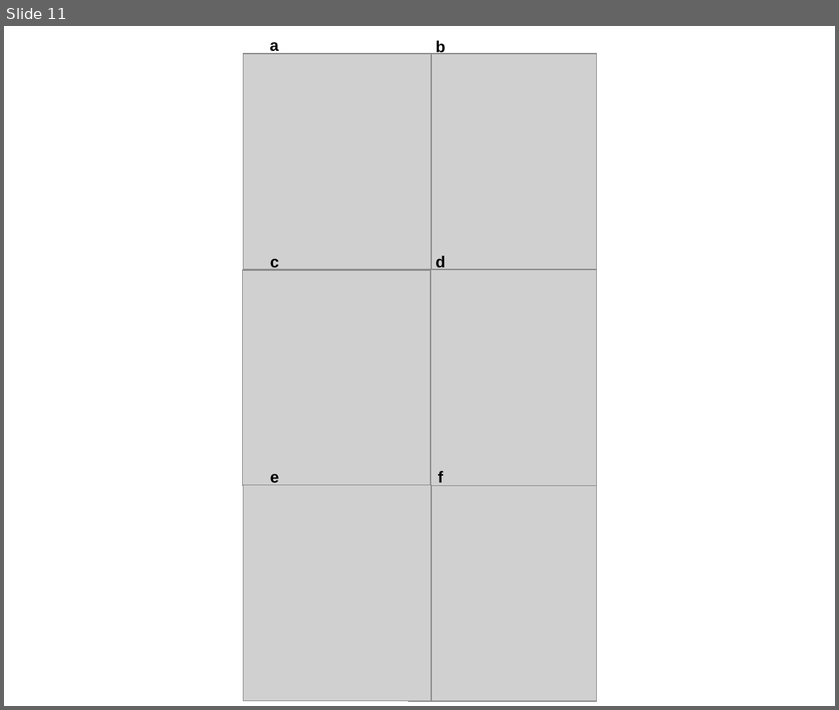
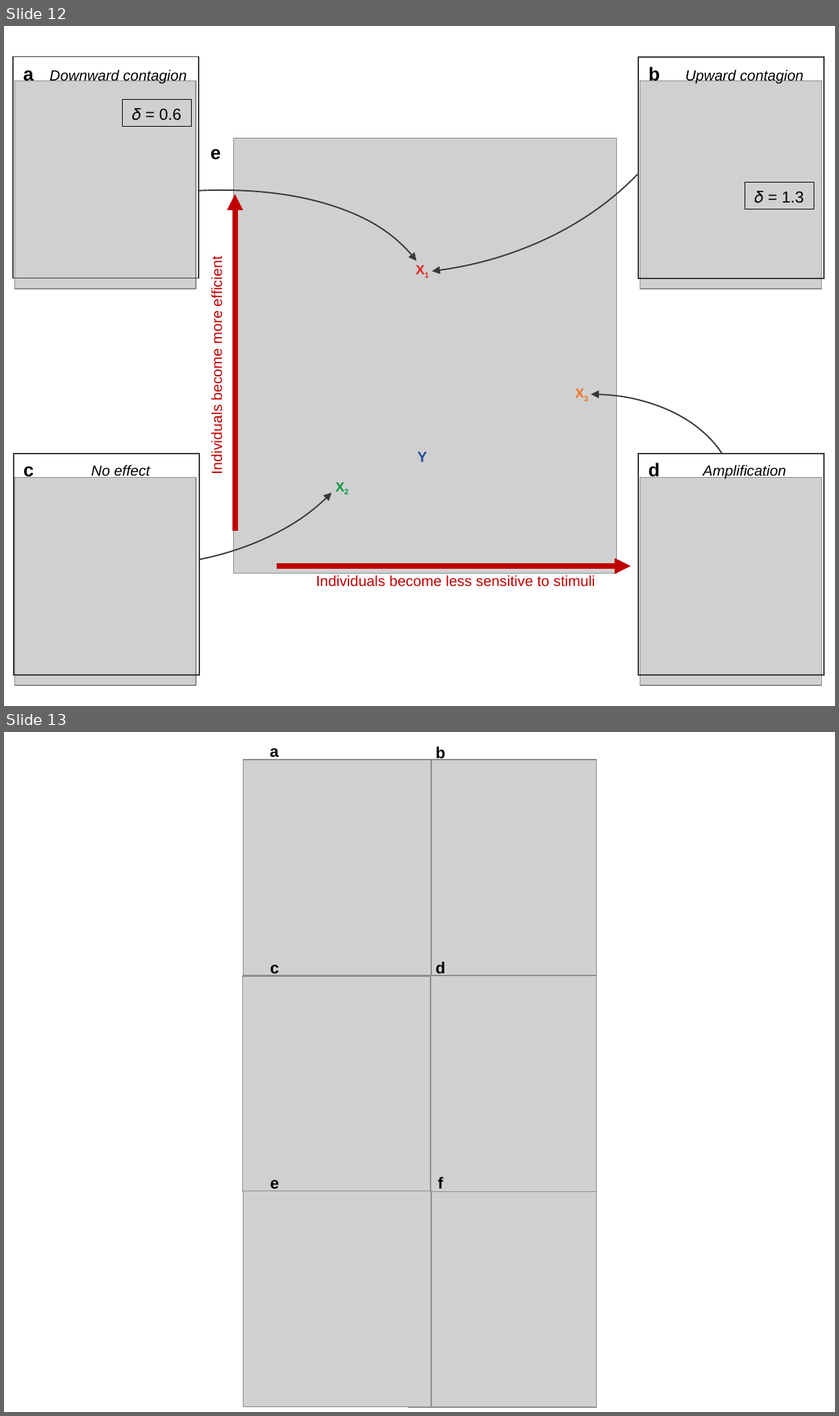
Before and after one commit to marikawakatsu/mixing-model, a slide deck: slides/figures_191206.pptx. Shown one above the other, each under a label of ours: slide 11 before the commit, slides 12 and 13 after it. The pictures are 839x710 and 839x1416 pixels, drawn with LibreOffice and Linux fonts; fonts in the diff are those of the drawing; grey boxes stand for pictures. Boxes give left, top, right and bottom in pixels: in the first picture for what was removed or moved away, otherwise in the second. Text is boxed around its words. In the diff, an @@ line names an element or a change of style, - is before the commit and + after.

```diff
--- a/slides/figures_191206.pptx
+++ b/slides/figures_191206.pptx
@@ slide 12 added at [4, 26, 835, 706], background #FFFFFF @@
@@ arc (boxed as its full ellipse) added at [36, 26, 715, 289], outline #3B3838 1 pt @@
@@ rectangle added at [13, 56, 199, 279], outline #3B3838 1 pt @@
@@ text added at [23, 66, 34, 81], 14 pt, text #000000, bold @@
+a
@@ rectangle added at [638, 56, 824, 279], outline #3B3838 1 pt @@
@@ text added at [648, 66, 660, 81], 14 pt, text #000000, bold @@
+b
@@ arc (boxed as its full ellipse) added at [4, 74, 526, 706], outline #3B3838 1 pt @@
@@ picture added at [14, 81, 196, 289] @@
@@ text added at [50, 69, 187, 84], 11 pt, text #000000, italic @@
+Downward contagion
@@ picture added at [640, 81, 822, 289] @@
@@ text added at [685, 69, 803, 84], 11 pt, text #000000, italic @@
+Upward contagion
@@ rectangle added at [122, 100, 191, 127], outline #000000 0.75 pt, 12 pt, text #000000 @@
+𝛿 = 0.6
@@ group added at [209, 149, 631, 587]: 4 texts, 2 arrows @@
+Individuals become less sensitive to stimuli
+Individuals become more efficient
+Y
+e
@@ picture added at [233, 138, 616, 574] @@
@@ rectangle added at [744, 183, 813, 210], outline #000000 0.75 pt, 12 pt, text #000000 @@
+𝛿 = 1.3
@@ arc (boxed as its full ellipse) added at [4, 253, 379, 581], outline #3B3838 1 pt @@
@@ text added at [368, 256, 476, 282], 10 pt, text #E52521, bold @@
+X1
@@ arc (boxed as its full ellipse) added at [416, 381, 746, 633], outline #3B3838 1 pt @@
@@ text added at [528, 380, 635, 407], 10 pt, text #EE751C, bold @@
+X3
@@ rectangle added at [14, 454, 200, 675], outline #3B3838 1 pt @@
@@ rectangle added at [638, 454, 824, 675], outline #3B3838 1 pt @@
@@ picture added at [14, 477, 196, 685] @@
@@ text added at [23, 466, 34, 478], 14 pt, text #000000, bold @@
+c
@@ text added at [91, 465, 150, 479], 11 pt, text #000000, italic @@
+No effect
@@ text added at [288, 474, 395, 500], 10 pt, text #009640, bold @@
+X2
@@ picture added at [640, 477, 822, 685] @@
@@ text added at [648, 463, 660, 478], 14 pt, text #000000, bold @@
+d
@@ text added at [703, 465, 786, 479], 11 pt, text #000000, italic @@
+Amplification
@@ what was slide 11 is now slide 13 @@
```
Also in this commit, not shown: 3 slides changed, 2 other slides added, 49 other files.
